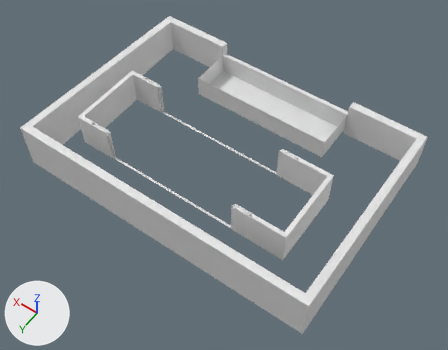
An edit to the Blender file dream_house.blend, drawn before and after from the same camera.
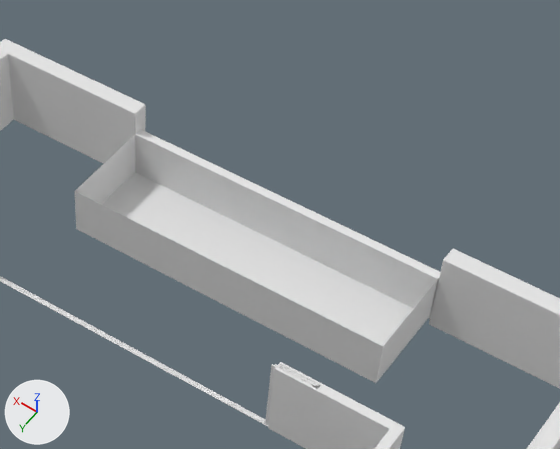
Each version appears first whole from a camera (50 mm lens) standing at (-19.9, 24.7, 39.8) and looking at (-1.1, -1.5, -1.4), and next in a close-up on the part from 37% to 89% of the width and 0% to 53% of the height. Every picture has the same lights, and +X, +Y and +Z are marked at lower left.

Names of what the first close-up shows: 'Boundary Wall', 'Door Track', 'Left Ground Floor Wall', 'Pool'.
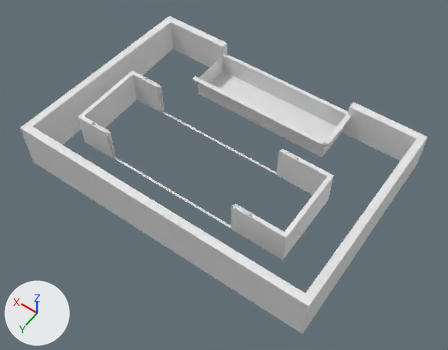
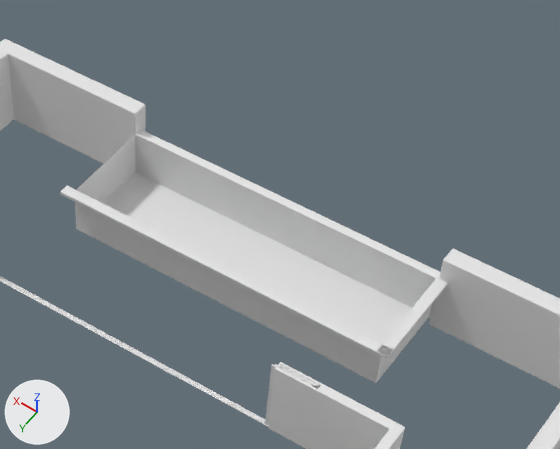
Commit message: Pool Edge 1

Edits to the bpy script that builds the scene:
```text
Add me_cube_006:
    me_cube_006.from_pydata(...)  # 28 vertices, 26 faces; spans x -1.0..-0.41, y -1.0..1.0, z 0.42..1.0
Add me_cube_005:
    me_cube_005.from_pydata(...)  # 224 vertices, 188 faces; spans x -7.08..7.14, y -0.22..0.22, z 0.09..0.22
    me_cube_005.polygons.foreach_set('use_smooth', [True] * 188)
Add ob_pool_edge_001:
    ob_pool_edge_001 = bpy.data.objects.new('Pool Edge.001', me_cube_006)
    ob_pool_edge_001.location = (-6.85, -15.44, -0.2)
    ob_pool_edge_001.rotation_euler = (0.0, 0.0, -1.571)  # degrees (0, 0, -90)
    ob_pool_edge_001.scale = (7.39, 0.22, 0.22)
Add ob_pool_edge:
    ob_pool_edge = bpy.data.objects.new('Pool Edge', me_cube_005)
    ob_pool_edge.location = (0.0, -8.26, -0.2)
```

Changed parts and their boxes [x1, y1, x2, y2] in the close-ups (560 x 449 px):
'Pool Edge', added: after [60, 186, 394, 359]
'Pool Edge.001', added: after [377, 278, 447, 357]
